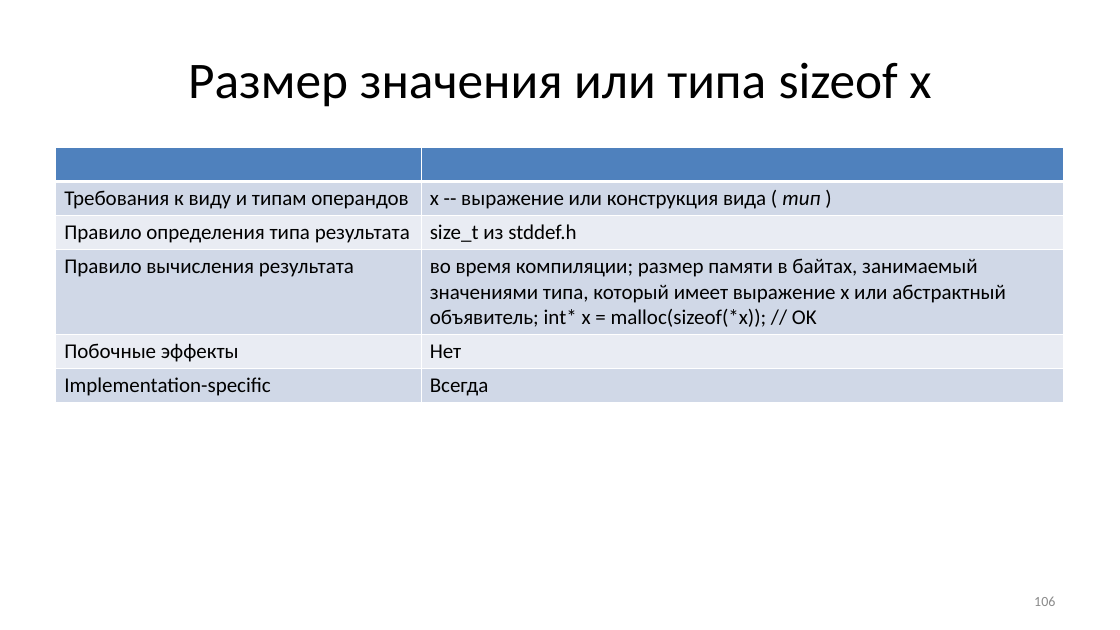
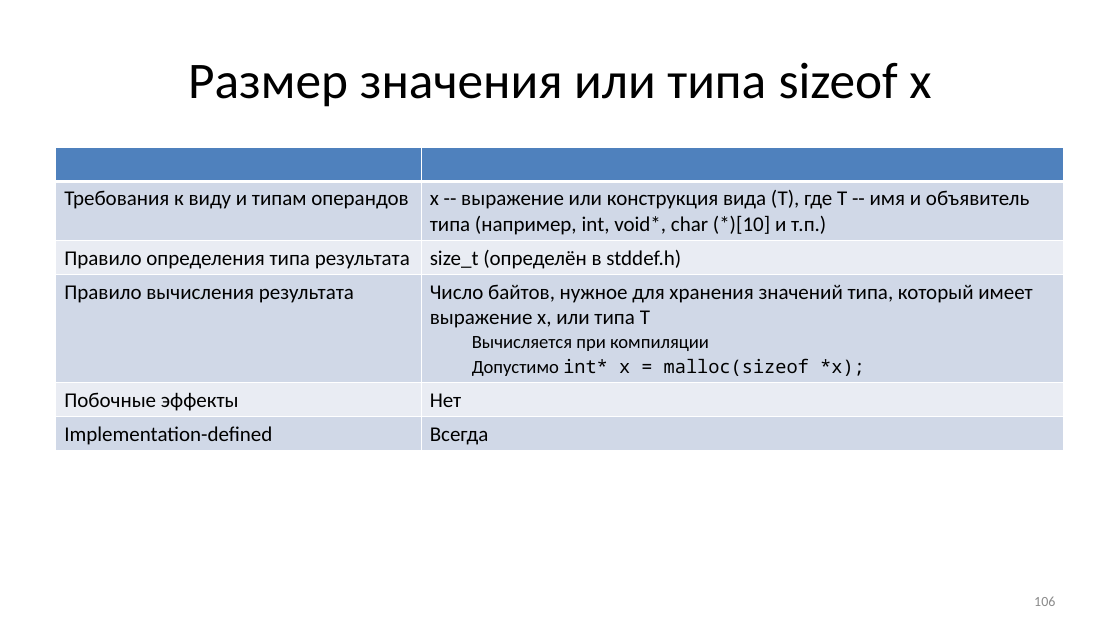
Before and after one commit to Evgueni-Petrov-aka-espetrov/Algorithms-and-Programming-in-C-pptx, a slide deck: slide 106 of 04 Выражения.pptx. Drawn at 1120x630 pixels with LibreOffice and Linux fonts; fonts in the diff are those of the drawing. Boxes give left, top, right and bottom in pixels: in the first picture for what was removed or moved away, otherwise in the second. Text is boxed around its words. In the diff, an @@ line names an element or a change of style, - is before the commit and + after.

```diff
--- a/04 Выражения.pptx
+++ b/04 Выражения.pptx
@@ table at <box>56,147,1065,449</box> @@
-row 2, column 2: x -- выражение или конструкция вида ( тип )
+row 2, column 2: x -- выражение или конструкция вида (T), где T -- имя и объявитель типа (например, int, void*, char (*)[10] и т.п.)
-row 3, column 2: size_t из stddef.h
+row 3, column 2: size_t (определён в stddef.h)
-row 4, column 2: во время компиляции; размер памяти в байтах, занимаемый значениями типа, который имеет выражение х или абстрактный объявитель; int* x = malloc(sizeof(*x)); // OK
+row 4, column 2: Число байтов, нужное для хранения значений типа, который имеет выражение х, или типа T / Вычисляется при компиляции / Допустимо int* x = malloc(sizeof *x);
-row 6, column 1: Implementation-specific
+row 6, column 1: Implementation-defined
```
Also in this commit, not shown: 26 other slides changed.
